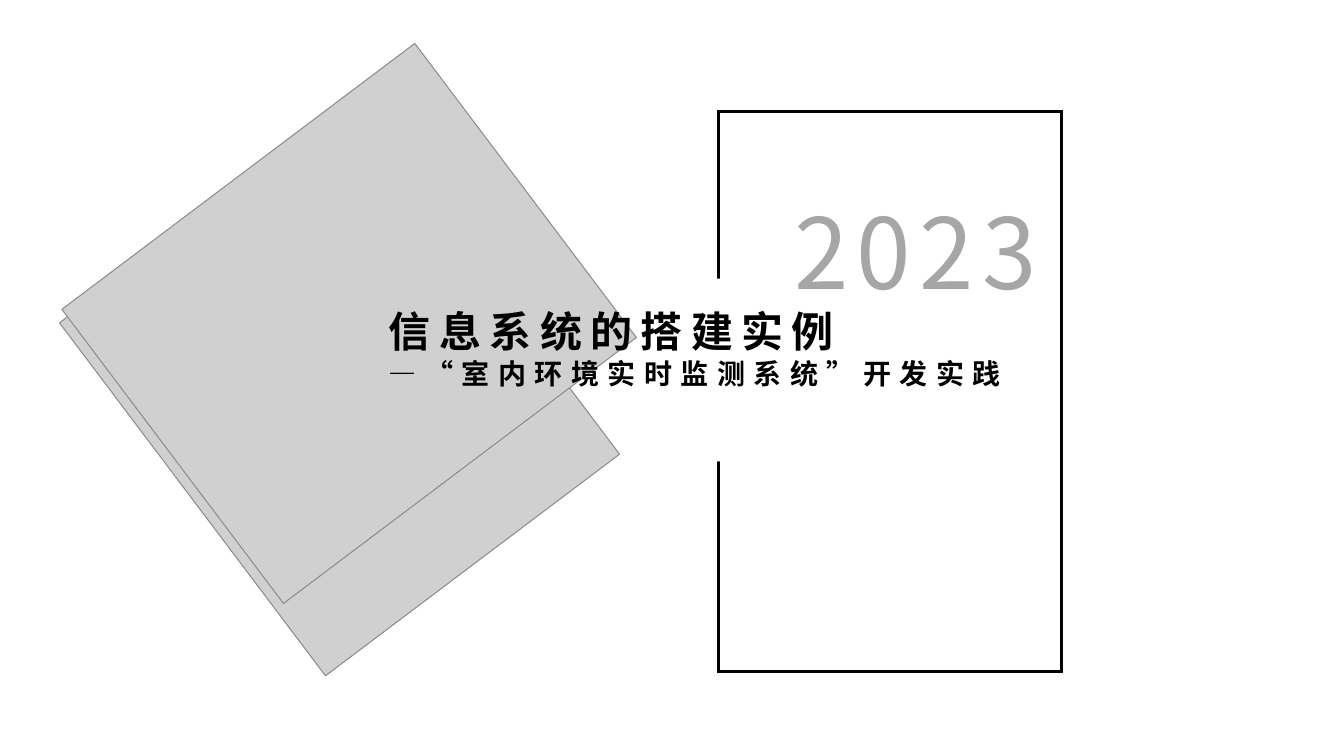
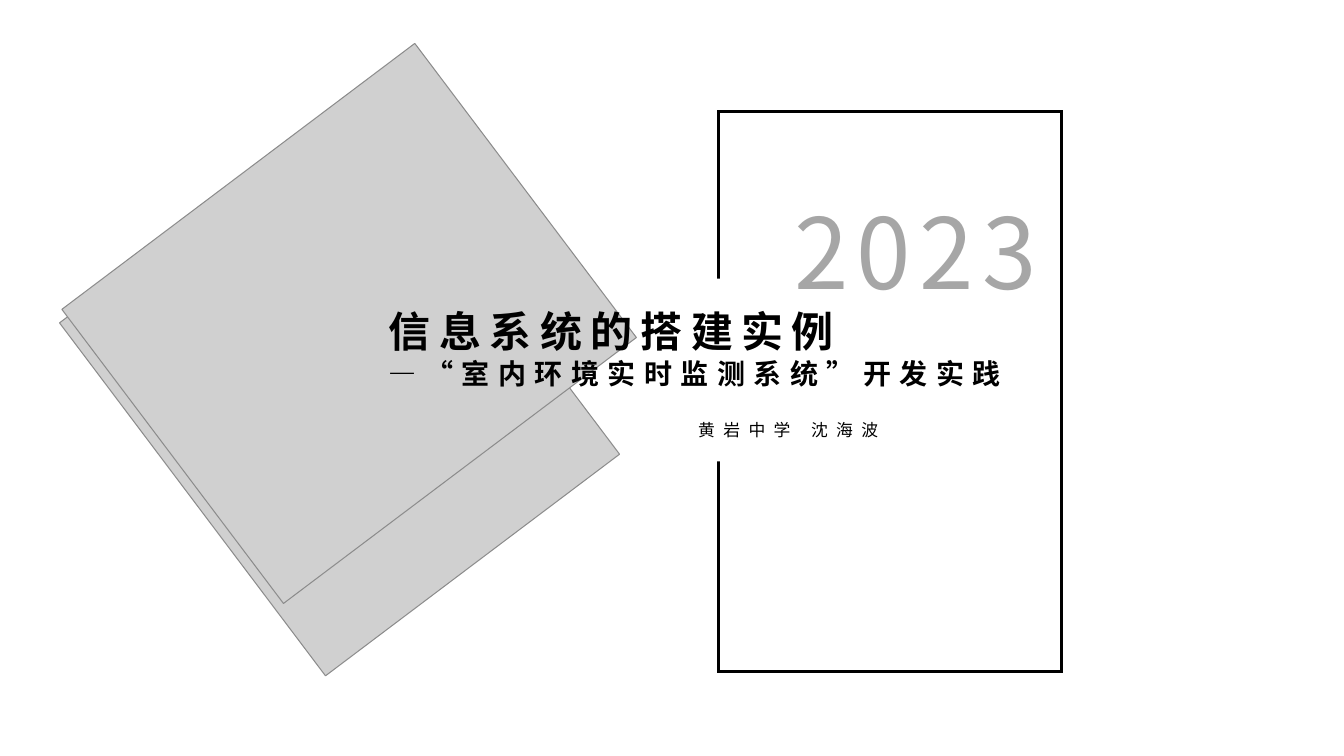
Before and after one commit to YI-JI-ZHI-CHANG/BY-LHN, a slide deck: slide 1 of 室内环境实时检测系统搭建.pptx. Drawn at 1344x756 pixels with LibreOffice and Linux fonts; fonts in the diff are those of the drawing; grey boxes stand for pictures. Boxes give left, top, right and bottom in pixels: in the first picture for what was removed or moved away, otherwise in the second. Text is boxed around its words. In the diff, an @@ line names an element or a change of style, - is before the commit and + after.

```diff
--- a/室内环境实时检测系统搭建.pptx
+++ b/室内环境实时检测系统搭建.pptx
@@ text added at (x1=698, y1=422, x2=878, y2=438), 12 pt, text #000000 @@
+黄岩中学 沈海波
```
Also in this commit, not shown: 1 other slide changed, 3 slides added, 11 other files.
